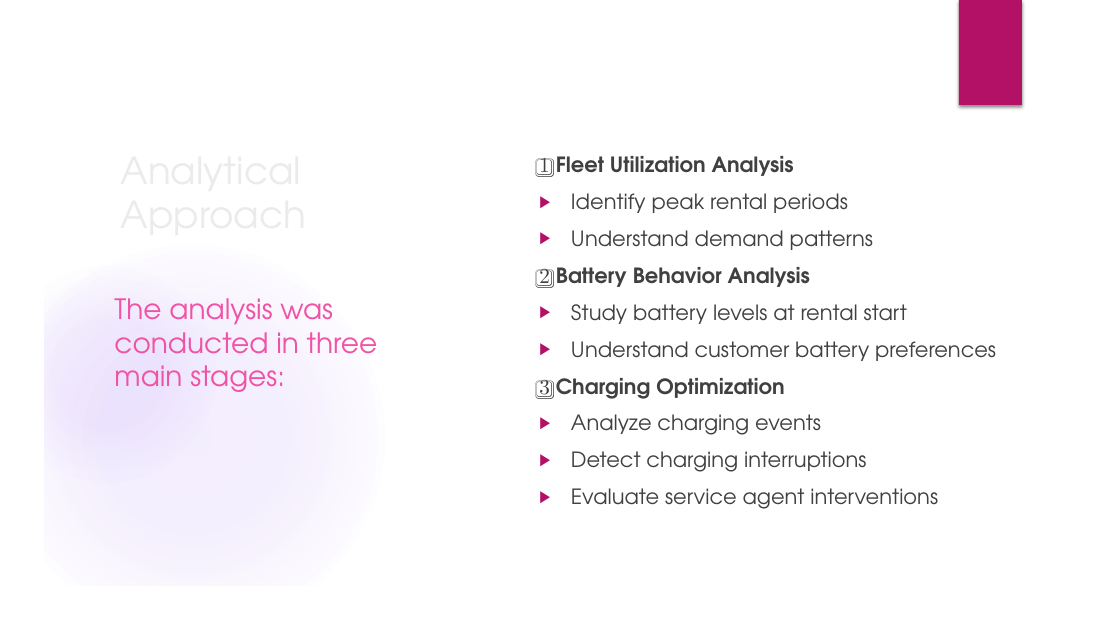
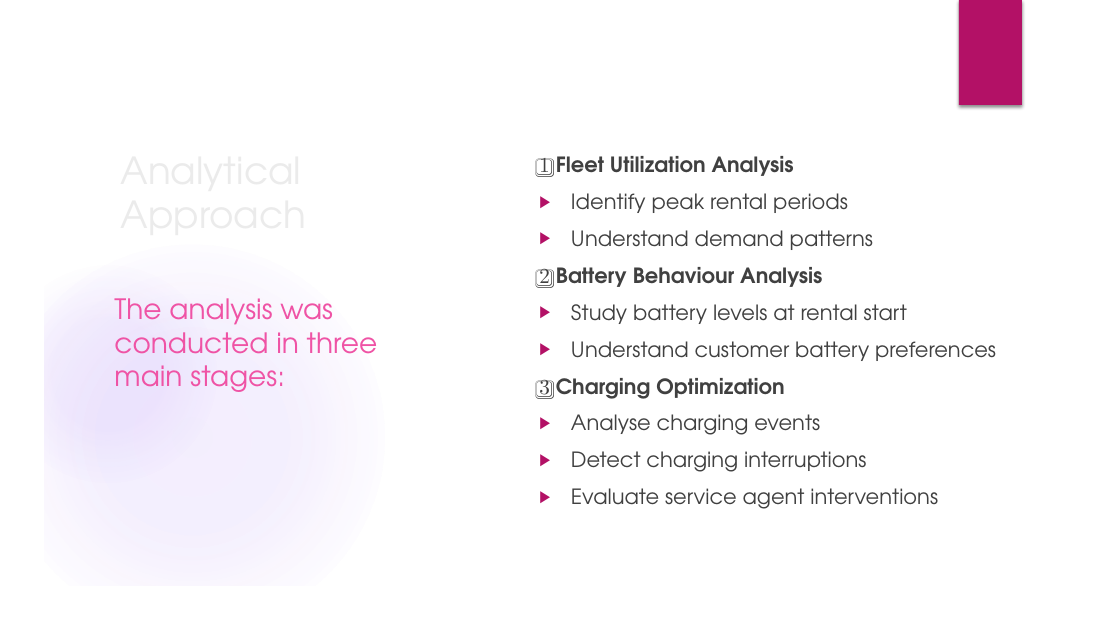
Before and after one commit to Jenifermvit/Free2Move-Assessment, a slide deck: slide 4 of Car Rental Analysis.pptx. Drawn at 1120x630 pixels with LibreOffice and Linux fonts; fonts in the diff are those of the drawing; background and template pictures are left out. Boxes give left, top, right and bottom in pixels: in the first picture for what was removed or moved away, otherwise in the second. Text is boxed around its words. In the diff, an @@ line names an element or a change of style, - is before the commit and + after.

```diff
--- a/Car Rental Analysis.pptx
+++ b/Car Rental Analysis.pptx
@@ text at <box>539,267,822,288</box>: text changed @@
-2️⃣ Battery Behavior Analysis
+2️⃣ Battery Behaviour Analysis
@@ text at <box>571,414,820,435</box>: text changed @@
-▶ Analyze charging events
+▶ Analyse charging events
```
Also in this commit, not shown: 1 other slide changed, 1 other file.
